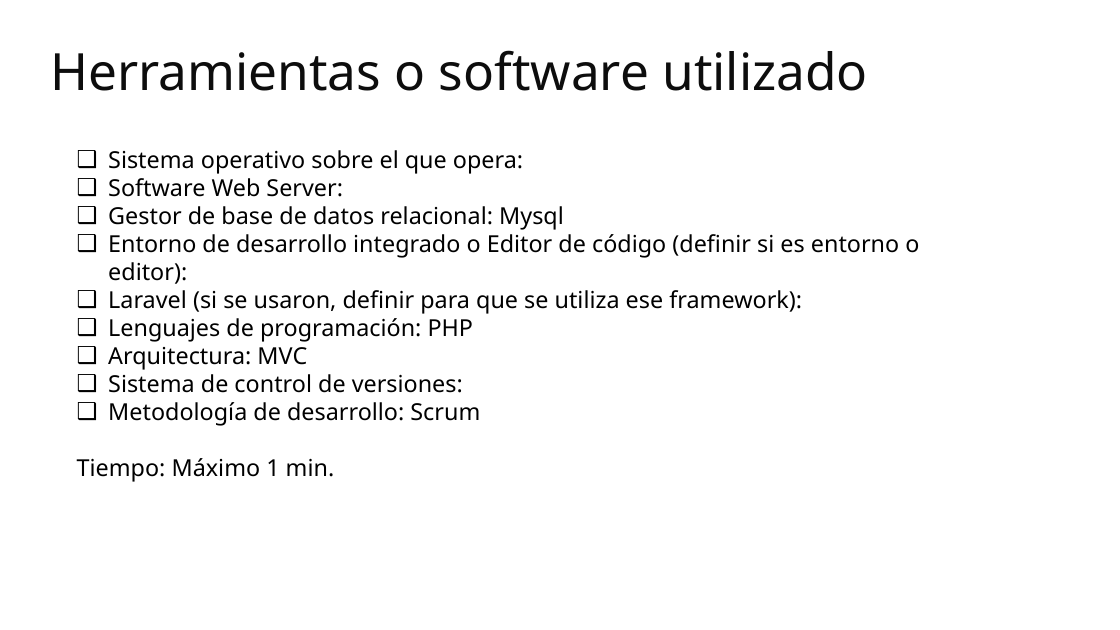
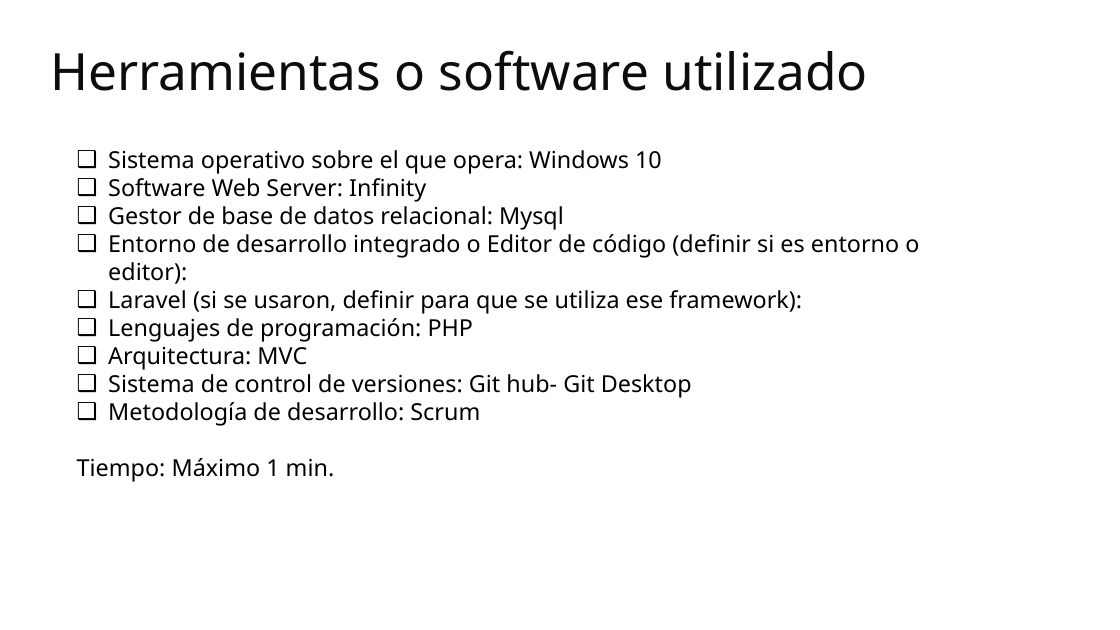
Before and after one commit to duvanfmendez/tienda_virtual, a slide deck: slide 7 of manuales/Manual de presentacion de proyecto.pptx. Drawn at 1120x630 pixels with LibreOffice and Linux fonts; fonts in the diff are those of the drawing; background and template pictures are left out. Boxes give left, top, right and bottom in pixels: in the first picture for what was removed or moved away, otherwise in the second. Text is boxed around its words. In the diff, an @@ line names an element or a change of style, - is before the commit and + after.

Commit message:
Cambios en manual

```diff
--- a/manuales/Manual de presentacion de proyecto.pptx
+++ b/manuales/Manual de presentacion de proyecto.pptx
@@ text at (108,150,662,202): text changed @@
-❑ Sistema operativo sobre el que opera:
-❑ Software Web Server:
+❑ Sistema operativo sobre el que opera: Windows 10
+❑ Software Web Server: Infinity
@@ text at (108,374,692,398): text changed @@
-❑ Sistema de control de versiones:
+❑ Sistema de control de versiones: Git hub- Git Desktop
```
